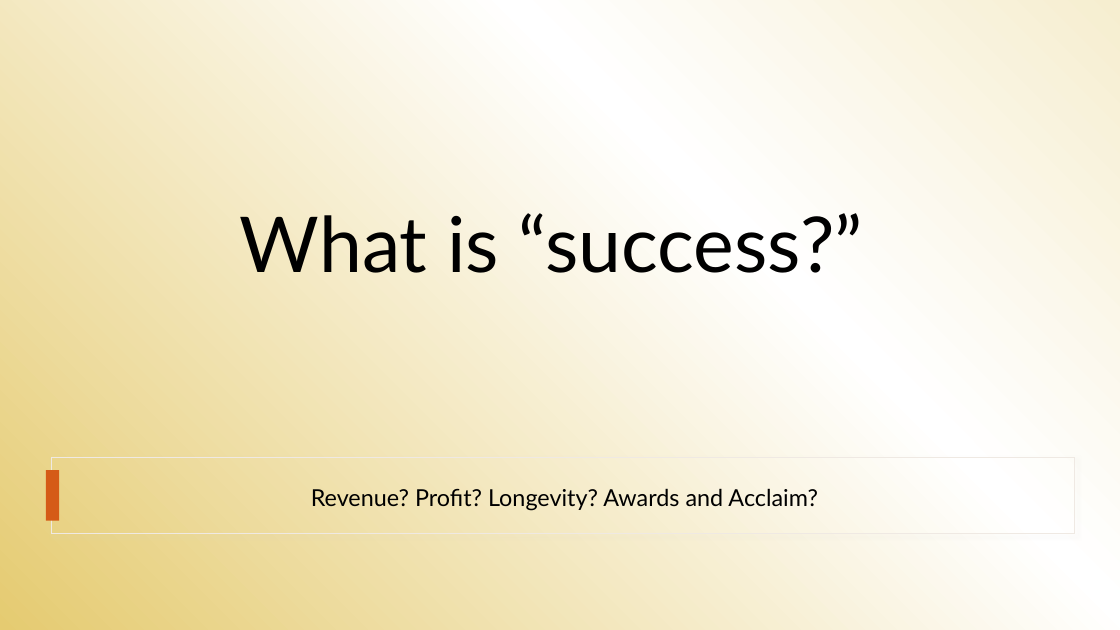
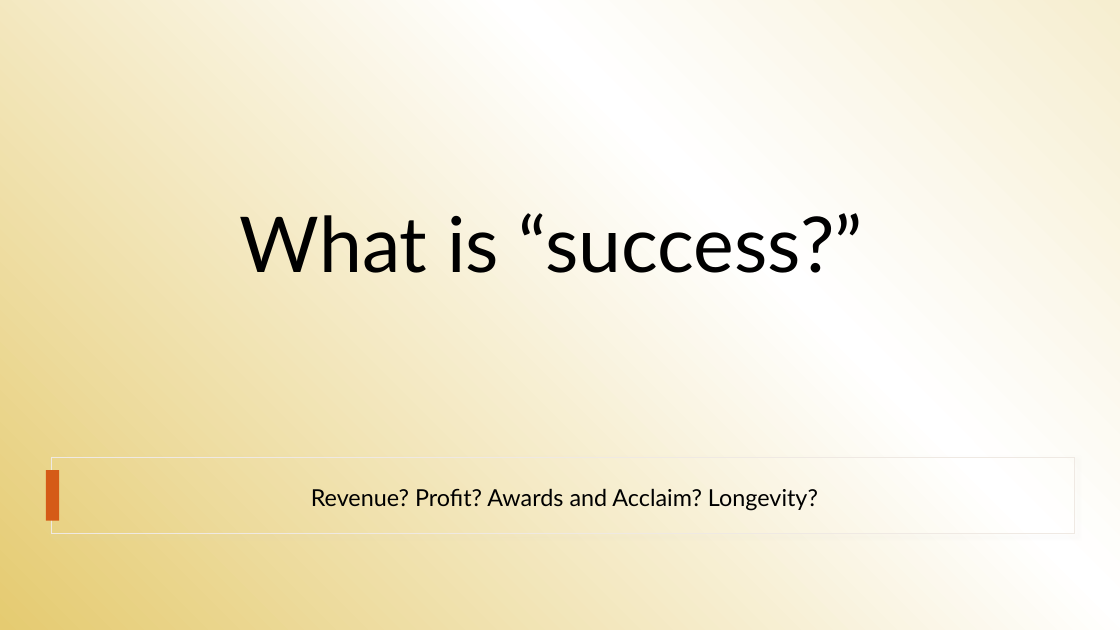
Before and after one commit to abihelvey/Broadway-Success, a slide deck: slide 3 of presentation/Abi_NSS_DA6_Capstone.pptx. Drawn at 1120x630 pixels with LibreOffice and Linux fonts; fonts in the diff are those of the drawing. Boxes give left, top, right and bottom in pixels: in the first picture for what was removed or moved away, otherwise in the second. Text is boxed around its words. In the diff, an @@ line names an element or a change of style, - is before the commit and + after.

```diff
--- a/presentation/Abi_NSS_DA6_Capstone.pptx
+++ b/presentation/Abi_NSS_DA6_Capstone.pptx
@@ text at box(311, 488, 818, 511): text changed @@
-Revenue? Profit? Longevity? Awards and Acclaim?
+Revenue? Profit? Awards and Acclaim? Longevity?
```
Also in this commit, not shown: 1 slide added, 1 slide removed.
